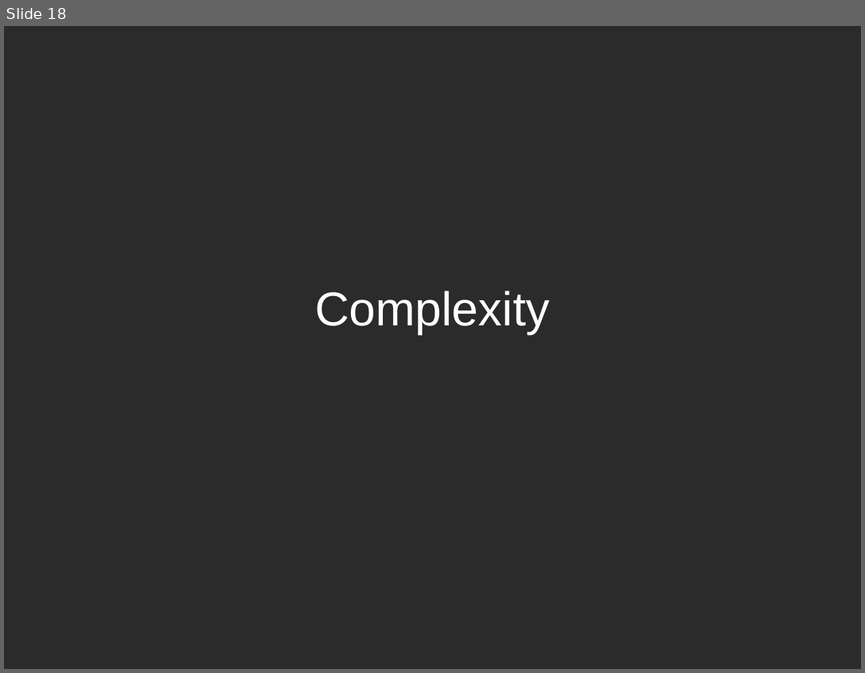
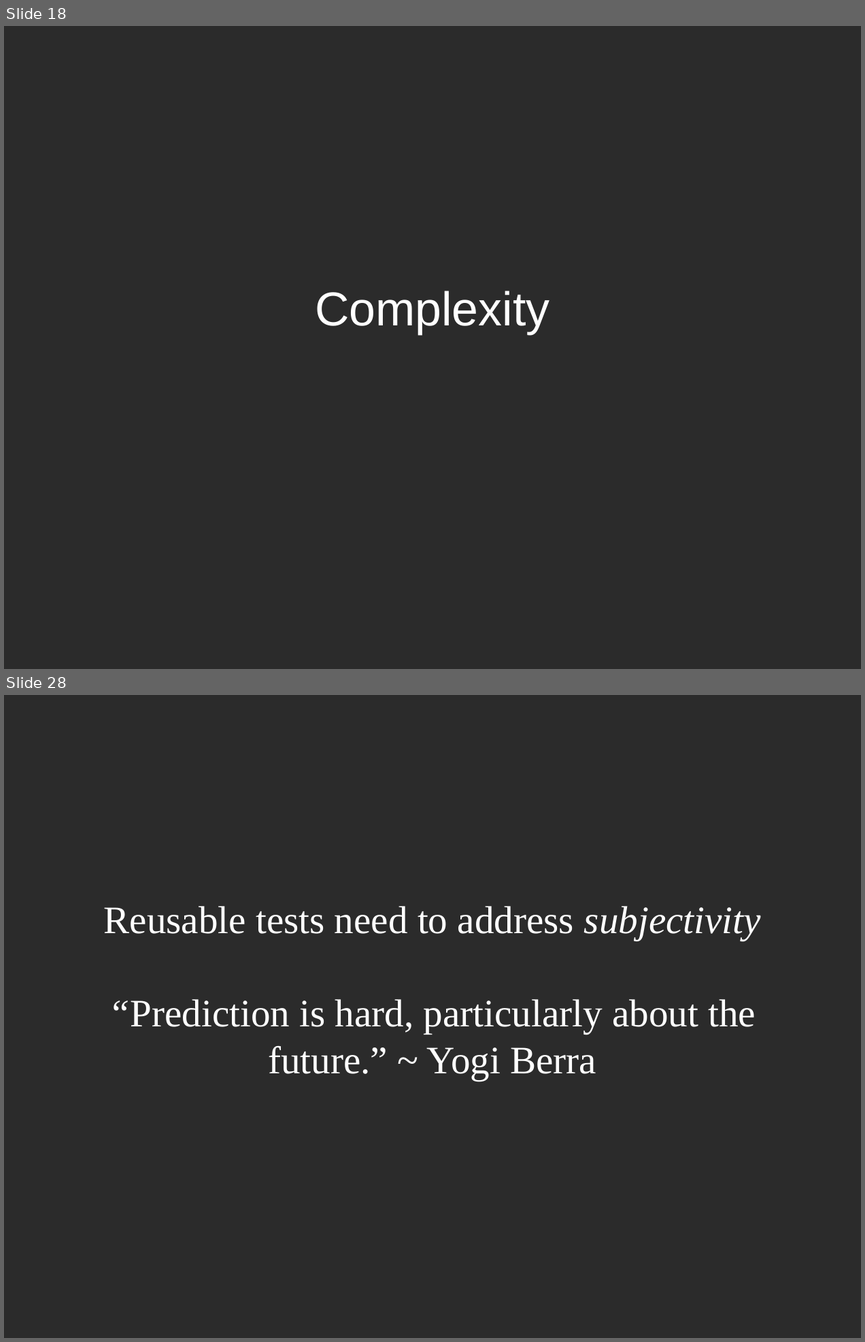
Before and after one commit to joshmgrant/blog-entries, a slide deck: smartbear/presentation.odp. Shown one above the other, each under a label of ours: slide 18 before the commit, slides 18 and 28 after it; the slides between them are not shown. The pictures are 865x673 and 865x1342 pixels, drawn with LibreOffice and Linux fonts; fonts in the diff are those of the drawing; background and template pictures are left out; a plain dark background stands for a picture behind light text. Boxes give left, top, right and bottom in pixels: in the first picture for what was removed or moved away, otherwise in the second. Text is boxed around its words. In the diff, an @@ line names an element or a change of style, - is before the commit and + after.

```diff
--- a/smartbear/presentation.odp
+++ b/smartbear/presentation.odp
@@ slide 28 added at [4, 695, 861, 1338], background picture (left out) @@
@@ subtitle added at [104, 906, 761, 1081], 36 pt, text #FFFFFF @@
+Reusable tests need to address subjectivity
+“Prediction is hard, particularly about the future.” ~ Yogi Berra
```
Also in this commit, not shown: 26 other slides added.
